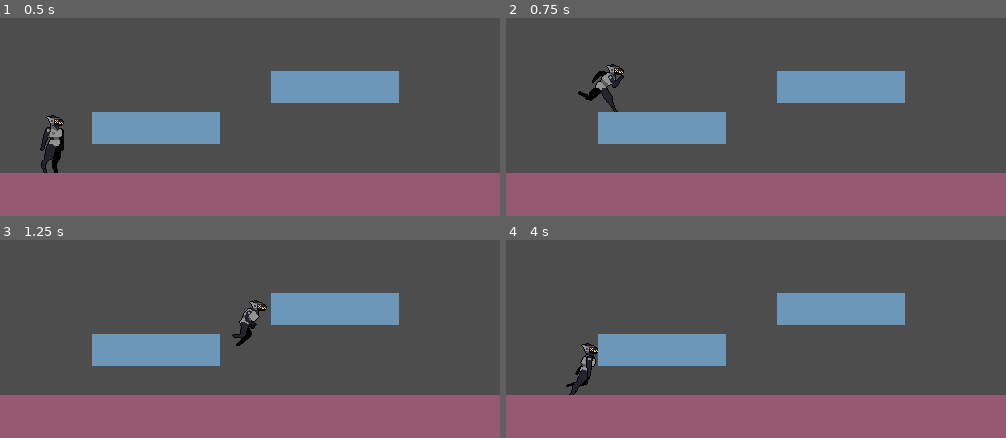
Above: before the commit, frames 1-4 (two rows, left to right).
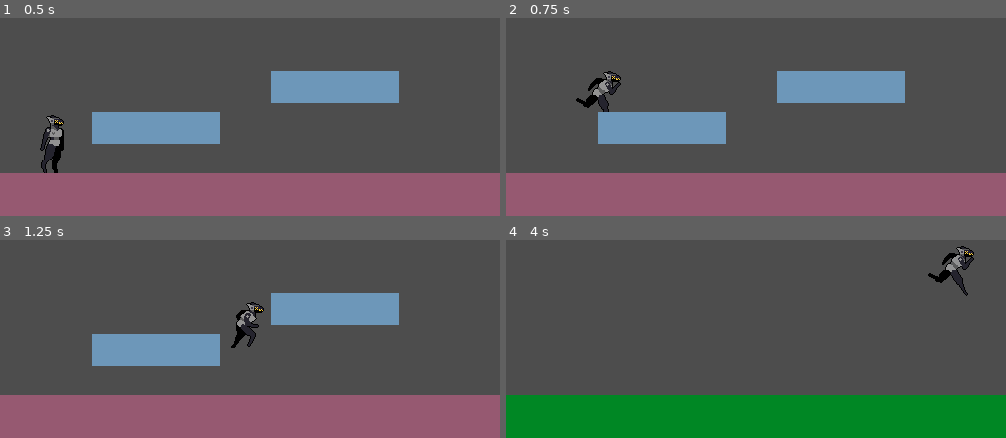
Above: after the commit, the same moments.

Repository: flrping/two-body-problem
Game: Godot game, scene res://scenes/test.tscn
Two runs of this game, one before a commit and one after it. Both use one fixed random seed, a clock stepped at 60 frames per second and the inputs below.
Inputs:
- Up to frame 1 (0.5 s): no input
- Up to frame 2 (0.75 s): tap Enter (ui_accept) at 0.5 s; hold Right (ui_right) from 0.53 s (still down); hold Enter (ui_accept) from 0.53 s (still down)
- Up to frame 3 (1.25 s): keep holding Right (ui_right); keep holding Enter (ui_accept)
- Up to frame 4 (4 s): release Enter (ui_accept) at 1.28 s; tap Enter (ui_accept) at 1.35, 1.52, 1.82, 2.85, 3.02, 3.32 s; release Right (ui_right) at 2.03 s; hold Left (ui_left) 2.03-2.78 s; hold Enter (ui_accept) 2.03-2.78 s; hold Right (ui_right) from 2.78 s (still down); hold Enter (ui_accept) from 3.53 s (still down)

Frame 1 is identical in both runs. In frame 2, 1.0% of the frame differs, in the area x 14-24%, y 23-48%; in frame 3, 0.7%; in frame 4, 31%, in the area x 0-100%, y 3-100%.

Commit message:
Jump tightening
Removes some extra vertical velocity when the player doesn't hold jump
after a jump. Adds provisions (and abstracts usage of the velocity
variable) to give more room to movement refinement later

Diff:
--- a/src/scripts/player.gd
+++ b/src/scripts/player.gd
@@ -2,47 +2,80 @@
 
 
 const SPEED = 300.0
-const JUMP_VELOCITY = -400.0
+#const JUMP_VELOCITY = -400.0
+const JUMP_VELOCITY = -450.0
+
+#the amount of extra   to remove when the jump button is not held
+const FALL_TIGHTNESS = 20;
 
 @onready var animation = $AnimatedSprite2D
 
 var run_transition_counter = 0;
 var has_jumped = false
+var is_holding_jump_key = false
+var real_velocity = Vector2(0,0)
+
+#note: each member is formatted as 'min val, max val, clamp val'
+#ie if the value is between -500 and -300, clamp to -450
+@export var velocity_map := [
+	[-500, -300, -450],
+	[-300, -100 -200],
+	[-100, 0, -50 ]
+]
 
 func _physics_process(delta: float) -> void:
 	# Add the gravity.
 	if not is_on_floor():
 		has_jumped = true
-		velocity += get_gravity() * delta
+		real_velocity += get_gravity() * delta
 	elif has_jumped:
 		has_jumped = false
 
 	# Handle jump.
 	if Input.is_action_just_pressed("ui_accept") and is_on_floor():
-		velocity.y = JUMP_VELOCITY
+		real_velocity.y = JUMP_VELOCITY
+		is_holding_jump_key = true
+
+	if not Input.is_action_pressed("ui_accept"):
+		is_holding_jump_key = false
+
+	if not is_holding_jump_key and velocity.y < 0:
+		real_velocity.y += FALL_TIGHTNESS
 
 	# Get the input direction and handle the movement/deceleration.
 	# As good practice, you should replace UI actions with custom gameplay actions.
 	var direction := Input.get_axis("ui_left", "ui_right")
 
 	if direction:
-		if velocity.x == 0:
+		if real_velocity.x == 0:
 			run_transition_counter = 0.07
 			animation.play("run_start")
 
-		velocity.x = direction * SPEED
+		real_velocity.x = direction * SPEED
 
 		if run_transition_counter > 0:
 			run_transition_counter -= delta
 		else:
 			animation.play("run")
 
-		if velocity.x < 0:
+		if real_velocity.x < 0:
 			animation.flip_h = true
 		else:
 			animation.flip_h = false
 	else:
-		velocity.x = move_toward(velocity.x, 0, SPEED)
+		real_velocity.x = move_toward(real_velocity.x, 0, SPEED)
 		animation.play("idle")
 
+	velocity.x = real_velocity.x
+	velocity.y = real_velocity.y
+
+	if false:
+		for val in velocity_map:
+			if real_velocity.y >= val[0] and real_velocity.y < val[1]:
+				velocity.y = val[2]
+	if false:
+		if abs(real_velocity.y) <= 600 and abs(real_velocity.y) >= 300:
+			velocity.y = 600 * sign(real_velocity.y)
+	#print(velocity)
+
 	move_and_slide()
